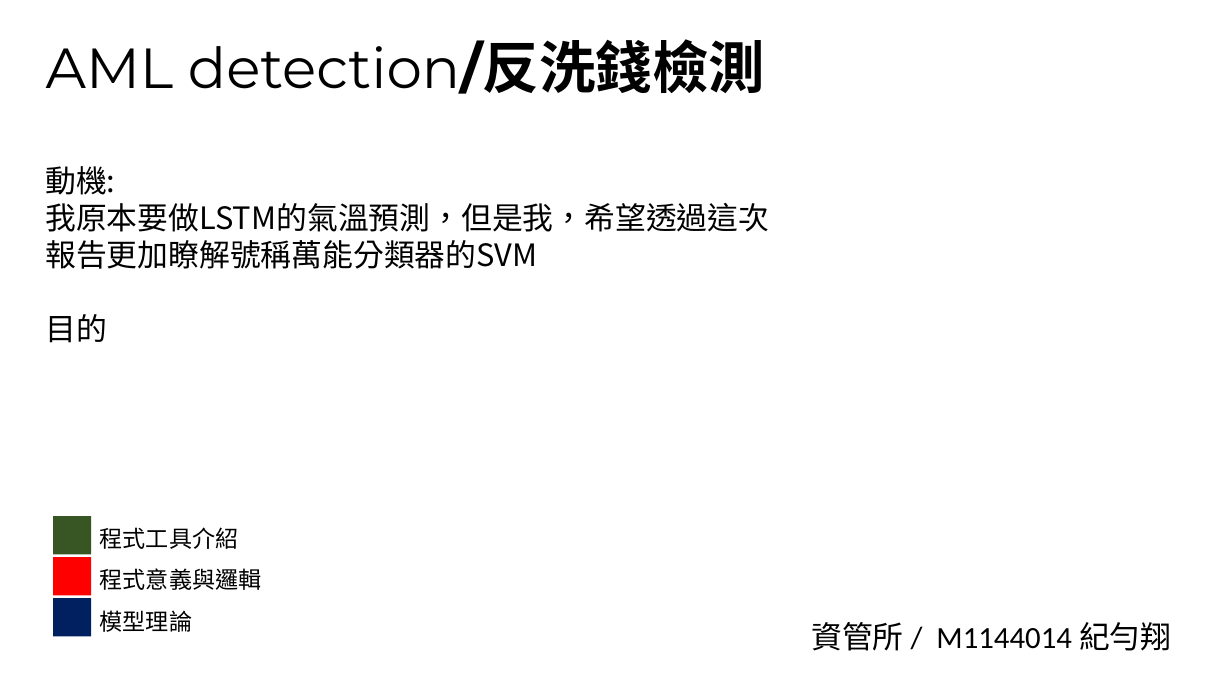
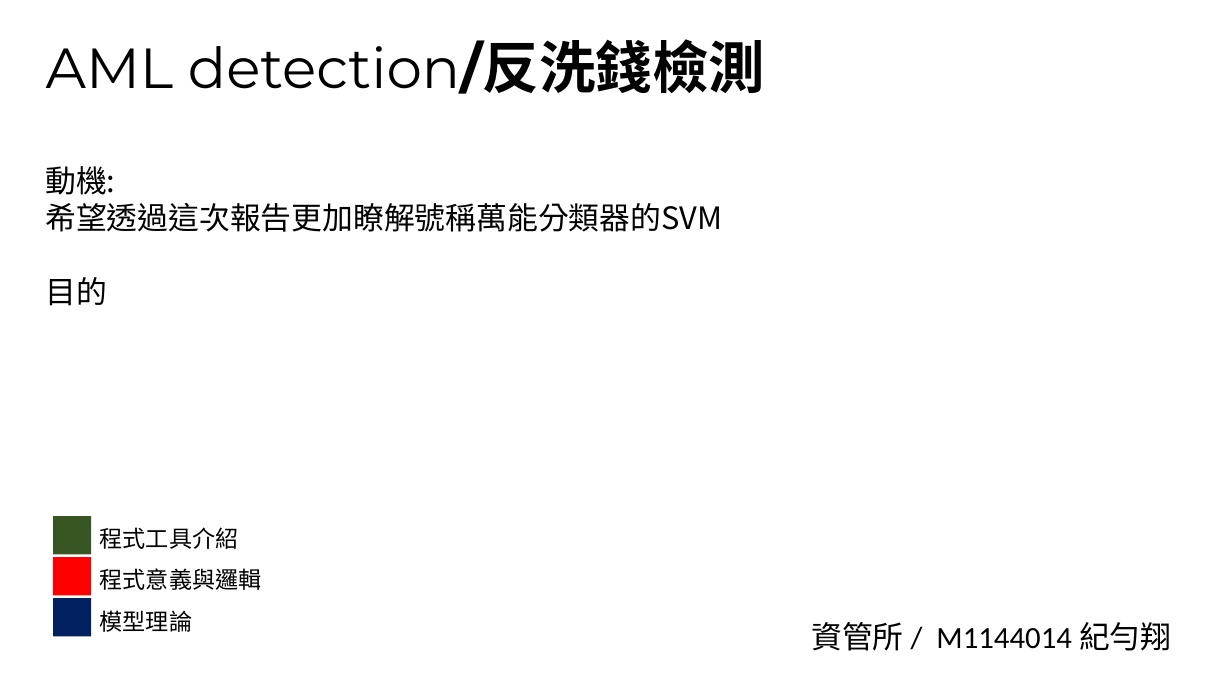
Before and after one commit to cgit6/AML_SVM, a slide deck: slide 1 of AML detection.pptx. Drawn at 1232x693 pixels with LibreOffice and Linux fonts; fonts in the diff are those of the drawing. Boxes give left, top, right and bottom in pixels: in the first picture for what was removed or moved away, otherwise in the second. Text is boxed around its words. In the diff, an @@ line names an element or a change of style, - is before the commit and + after.

```diff
--- a/AML detection.pptx
+++ b/AML detection.pptx
@@ text at (45, 203, 722, 232): text changed @@
-我原本要做LSTM的氣溫預測，但是我，希望透過這次報告更加瞭解號稱萬能分類器的SVM
+希望透過這次報告更加瞭解號稱萬能分類器的SVM
```
Also in this commit, not shown: 6 other slides changed, 8 slides added.
